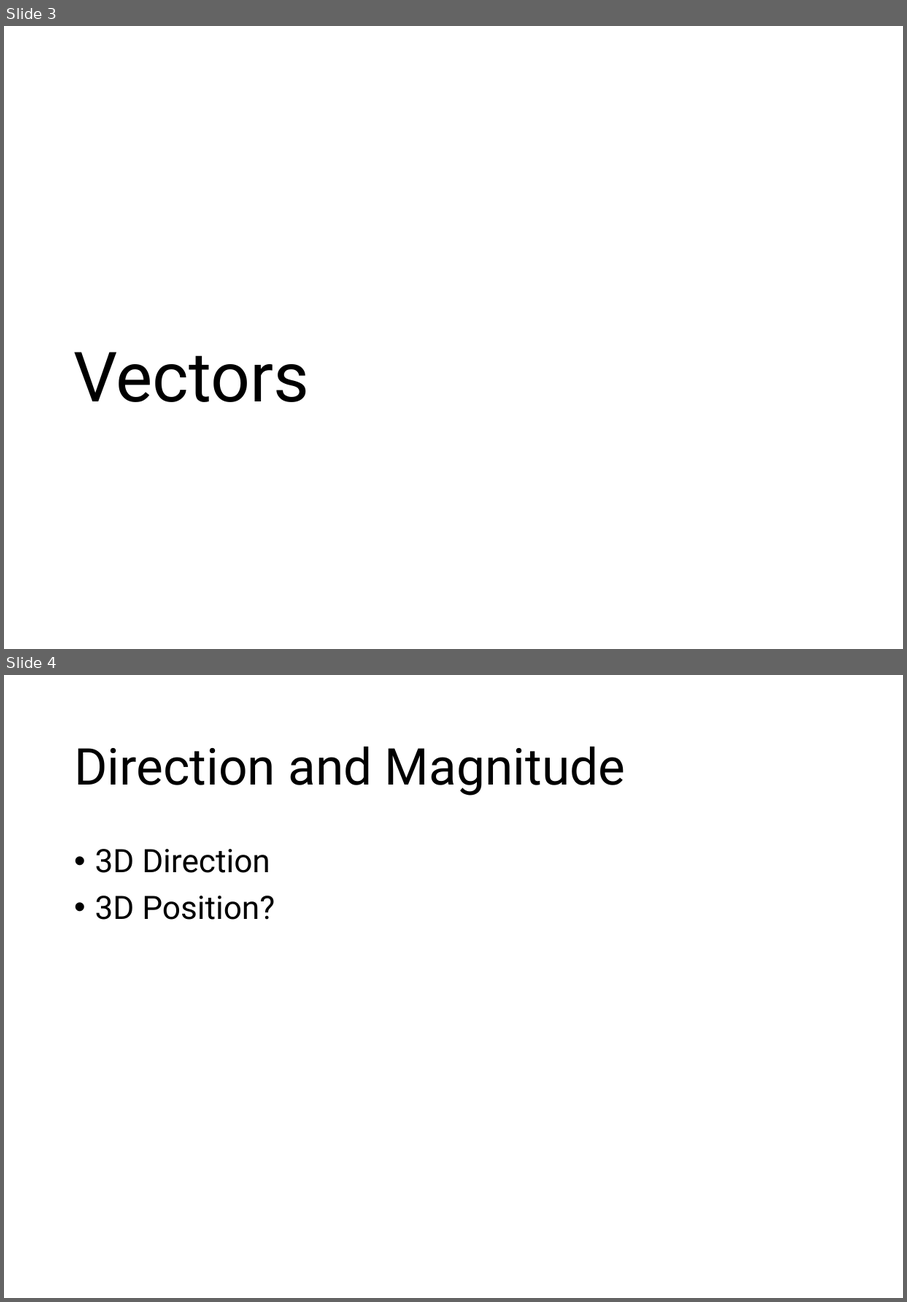
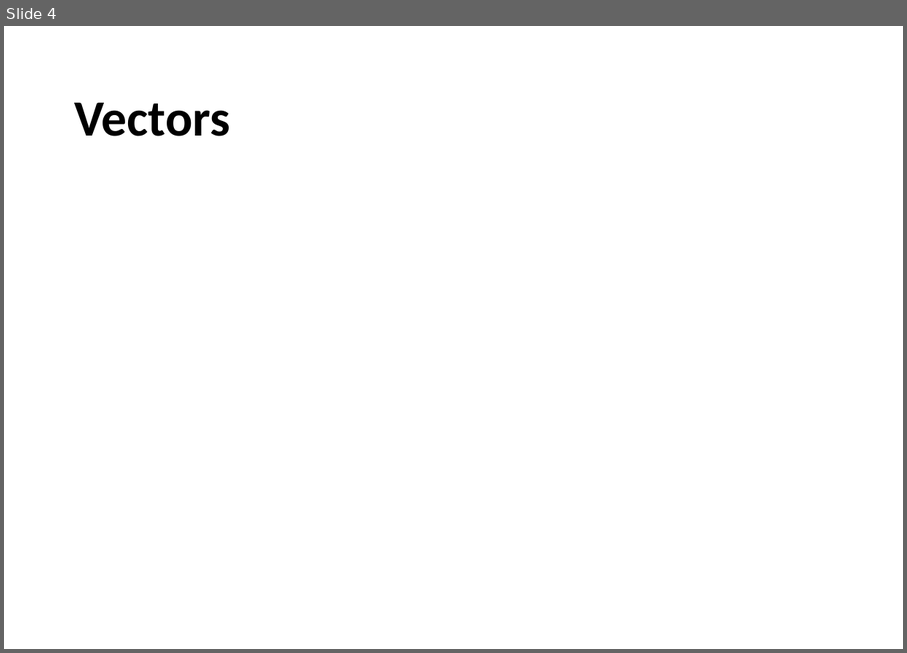
Before and after one commit to RahidZaman/cs481681-cgr, a slide deck: slides/class02-graphics-libxor.pptx. Shown one above the other, each under a label of ours: slides 3 and 4 before the commit, slide 4 after it. The pictures are 907x1302 and 907x653 pixels, drawn with LibreOffice and Linux fonts; fonts in the diff are those of the drawing; background and template pictures are left out. Boxes give left, top, right and bottom in pixels: in the first picture for what was removed or moved away, otherwise in the second. Text is boxed around its words. In the diff, an @@ line names an element or a change of style, - is before the commit and + after.

```diff
--- a/slides/class02-graphics-libxor.pptx
+++ b/slides/class02-graphics-libxor.pptx
@@ slide 4 removed at [4, 675, 903, 1298], background #FFFFFF @@
@@ title removed at [74, 747, 626, 795] @@
-Direction and Magnitude
@@ text removed at [95, 849, 275, 920] @@
-• 3D Direction
-• 3D Position?
@@ what was slide 3 is now slide 4 @@
@@ slide 4 changed as well @@
@@ title "Vectors": place and size @@
-title "Vectors" at [73, 352, 309, 402]
+title "Vectors" at [74, 103, 230, 136]
@@ title "Vectors" at [74, 103, 230, 136]: size 60 to 44 pt, font Roboto to Calibri, bold on; vertical alignment bottom to middle @@
```
Also in this commit, not shown: 16 other slides changed, 2 slides added, 16 other files.
